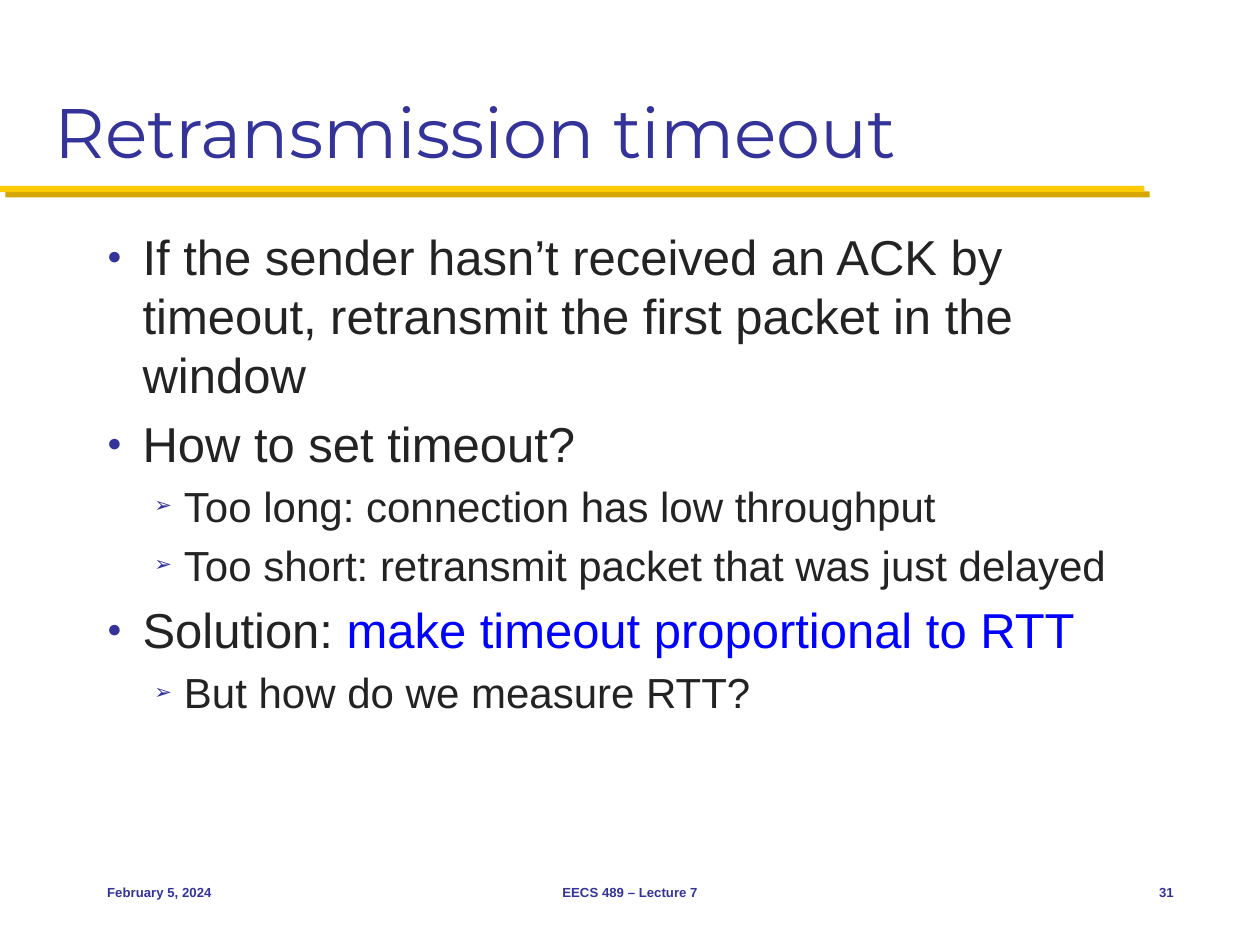
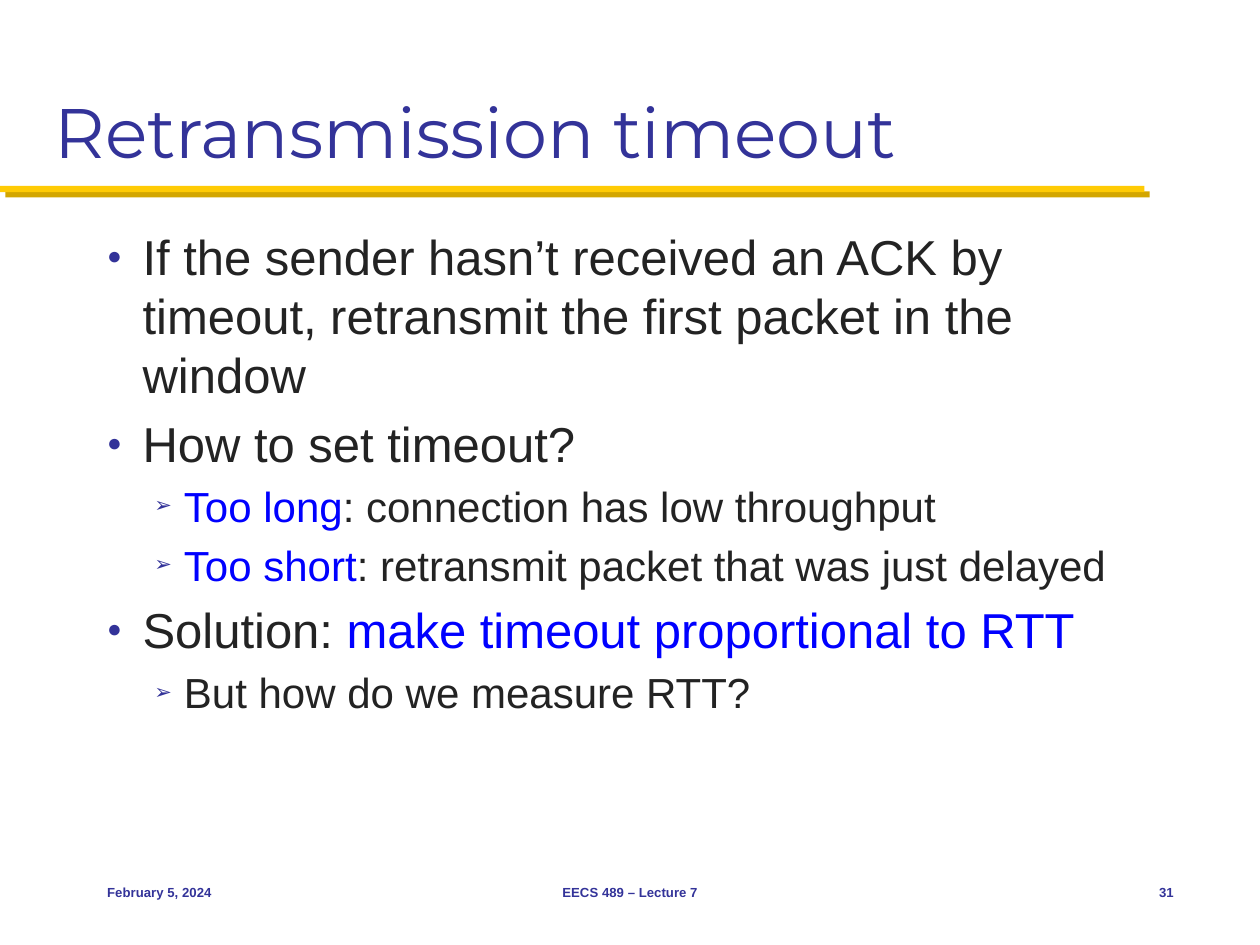
Before and after one commit to mosharaf/eecs489, a slide deck: slide 31 of Slides/020524.pptx. Drawn at 1260x945 pixels with LibreOffice and Linux fonts; fonts in the diff are those of the drawing. Boxes give left, top, right and bottom in pixels: in the first picture for what was removed or moved away, otherwise in the second. Text is boxed around its words. In the diff, an @@ line names an element or a change of style, - is before the commit and + after.

```diff
--- a/Slides/020524.pptx
+++ b/Slides/020524.pptx
@@ text at bbox=[184, 491, 1106, 589]: text colour #232323 to #0000FF in "Too long:", "Too short:" @@
```
Also in this commit, not shown: 2 other slides changed, 1 other file.
